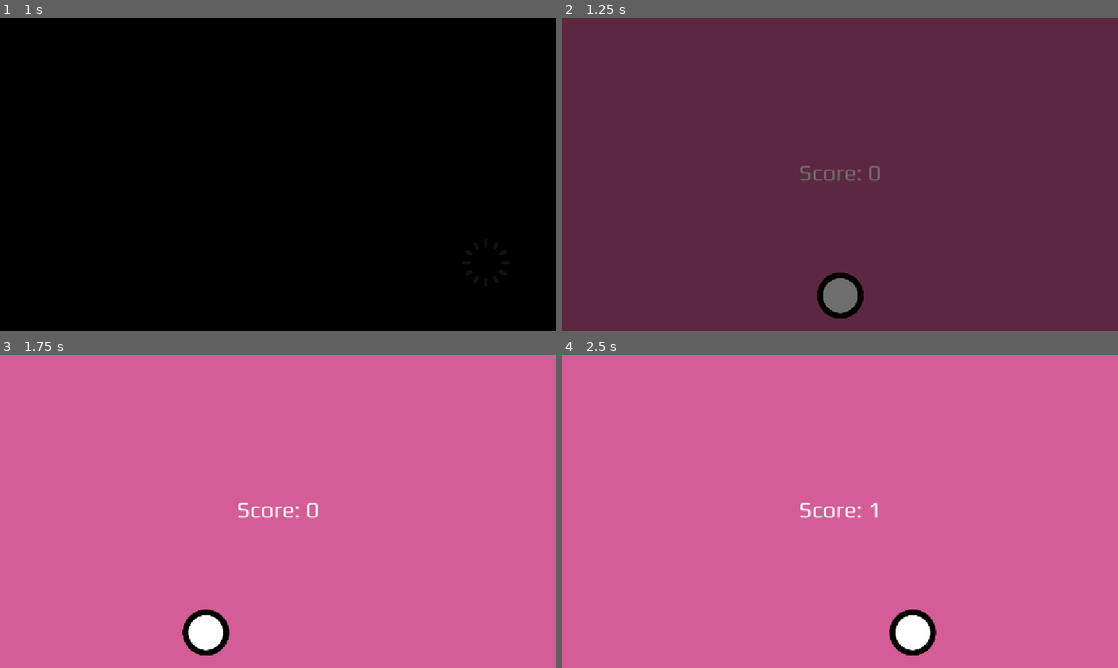
Above: before the commit, frames 1-4 (two rows, left to right).
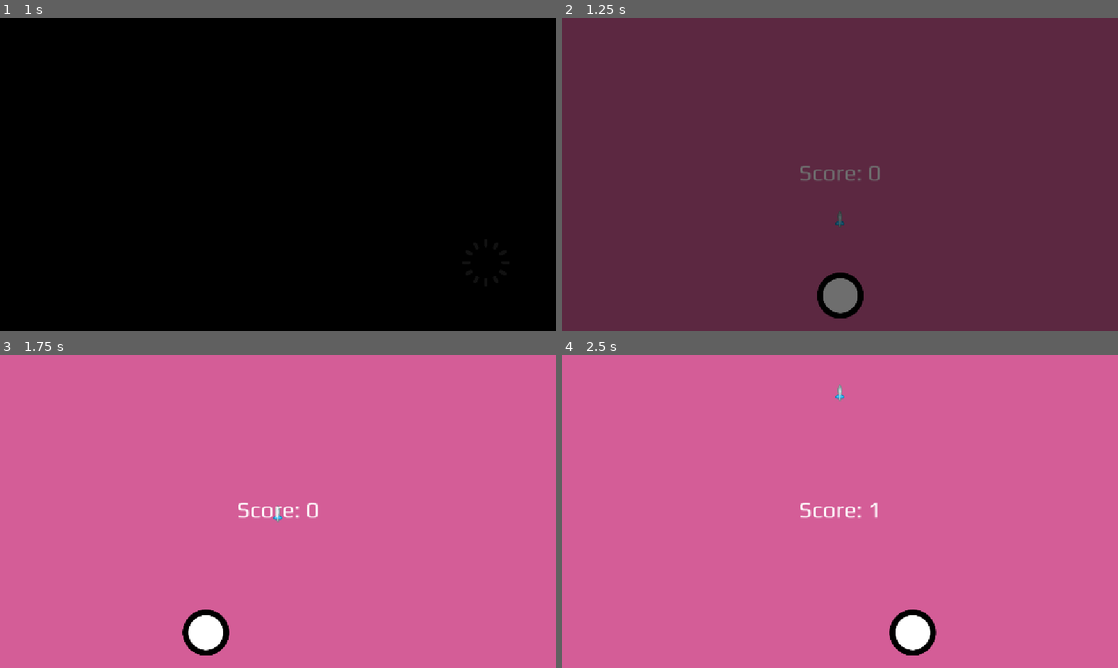
Above: after the commit, the same moments.

Repository: BB-69/Pal-lane
Game: Godot game, scene res://Scenes/_empty.tscn
Two runs of this game, one before a commit and one after it. Both use one fixed random seed, a clock stepped at 60 frames per second and the inputs below. Sound files missing from this copy of the repository are replaced by a short silence.
Inputs:
- Up to frame 1 (1 s): tap Enter (ui_accept) at 0.5, 0.77 s; hold D (Move-Right) from 0.53 s (still down); hold Shift (Move-Boost) from 0.53 s (still down)
- Up to frame 2 (1.25 s): keep holding D (Move-Right); keep holding Shift (Move-Boost)
- Up to frame 3 (1.75 s): release D (Move-Right) at 1.28 s; release Shift (Move-Boost) at 1.28 s; hold A (Move-Left) from 1.28 s (still down); tap Shift (Move-Boost) at 1.35 s; tap Enter (ui_accept) at 1.52 s
- Up to frame 4 (2.5 s): tap Enter (ui_accept) at 2 s; release A (Move-Left) at 2.03 s; hold D (Move-Right) from 2.03 s (still down); hold Shift (Move-Boost) from 2.03 s (still down)

Frame 1 is identical in both runs. In frame 2, less than 0.1% of the frame differs, in the area x 49-51%, y 61-67%; in frame 3, less than 0.1%; in frame 4, less than 0.1%, in the area x 49-51%, y 9-15%.

Commit message:
Added Projectile: Missile[Normal]

Diff:
--- a/Resources/Projectile/Normal.tres
+++ b/Resources/Projectile/Normal.tres
@@ -4,7 +4,9 @@
 
 [resource]
 script = ExtResource("1_2orid")
-speed = 300
+speed = 0.0
+max_speed = 500
+acceleration = 250
 damage = 10
 type = "Normal"
 metadata/_custom_type_script = "uid://cyd1bp18kso8d"
--- a/Scenes/Entity/player.tscn
+++ b/Scenes/Entity/player.tscn
@@ -20,10 +20,18 @@
 "speed": 5.0
 }]
 
-[node name="Player" type="Node2D" groups=["Player"]]
+[sub_resource type="CircleShape2D" id="CircleShape2D_hw5wg"]
+radius = 45.0
+
+[node name="Player" type="CharacterBody2D" node_paths=PackedStringArray("base", "mov") groups=["Player"]]
+collision_mask = 2
+motion_mode = 1
 script = ExtResource("1_re1fo")
+base = NodePath("Base")
+mov = NodePath("Movement")
 
 [node name="Base" parent="." instance=ExtResource("2_hw5wg")]
+tag = "player"
 is_player = true
 
 [node name="Movement" parent="." instance=ExtResource("3_2roui")]
@@ -32,3 +40,6 @@
 [node name="AnimatedSprite2D" type="AnimatedSprite2D" parent="."]
 scale = Vector2(0.75, 0.75)
 sprite_frames = SubResource("SpriteFrames_hw5wg")
+
+[node name="CollisionShape2D" type="CollisionShape2D" parent="."]
+shape = SubResource("CircleShape2D_hw5wg")
--- a/Scenes/EntityBase/base.tscn
+++ b/Scenes/EntityBase/base.tscn
@@ -1,6 +1,6 @@
 [gd_scene load_steps=2 format=3 uid="uid://coj6ugnk1647e"]
 
-[ext_resource type="Script" uid="uid://emacmmg5ycui" path="res://Scripts/EntityBase/base.gd" id="1_5dxu7"]
+[ext_resource type="Script" uid="uid://emacmmg5ycui" path="res://Scripts/EntityBase/Base.gd" id="1_5dxu7"]
 
 [node name="Base" type="Node"]
 script = ExtResource("1_5dxu7")
--- a/Scenes/EntityBase/movement.tscn
+++ b/Scenes/EntityBase/movement.tscn
@@ -1,6 +1,6 @@
 [gd_scene load_steps=2 format=3 uid="uid://o8bbqfgyfauk"]
 
-[ext_resource type="Script" uid="uid://chx6slne7awga" path="res://Scripts/EntityBase/movement.gd" id="1_cx2tb"]
+[ext_resource type="Script" uid="uid://chx6slne7awga" path="res://Scripts/EntityBase/Movement.gd" id="1_cx2tb"]
 
 [node name="Movement" type="Node"]
 script = ExtResource("1_cx2tb")
--- /dev/null
+++ b/Scenes/Projectile/missile.tscn
@@ -0,0 +1,41 @@
+[gd_scene load_steps=8 format=3 uid="uid://7latq412iec5"]
+
+[ext_resource type="Script" uid="uid://bcwxvd4vqok4c" path="res://Scripts/Projectile/Missile.gd" id="1_5avfi"]
+[ext_resource type="PackedScene" uid="uid://coj6ugnk1647e" path="res://Scenes/EntityBase/base.tscn" id="1_6xj4p"]
+[ext_resource type="PackedScene" uid="uid://biajsp1h0tfmi" path="res://Scenes/ProjectileBase/projectile_movement.tscn" id="2_6xj4p"]
+[ext_resource type="Resource" uid="uid://copqqmfidhhy5" path="res://Resources/Projectile/Normal.tres" id="2_u6wvx"]
+[ext_resource type="Texture2D" uid="uid://bmxl4s8g2a4m1" path="res://Assets/Sprite/Game/Missiles/spaceMissiles_001.png" id="3_u6wvx"]
+
+[sub_resource type="SpriteFrames" id="SpriteFrames_01rop"]
+animations = [{
+"frames": [{
+"duration": 1.0,
+"texture": ExtResource("3_u6wvx")
+}],
+"loop": true,
+"name": &"default",
+"speed": 5.0
+}]
+
+[sub_resource type="CircleShape2D" id="CircleShape2D_xpikx"]
+radius = 15.0
+
+[node name="Missile" type="CharacterBody2D" node_paths=PackedStringArray("base", "pmov")]
+collision_layer = 2
+motion_mode = 1
+script = ExtResource("1_5avfi")
+base = NodePath("Base")
+pmov = NodePath("ProjectileMovement")
+stat = ExtResource("2_u6wvx")
+
+[node name="Base" parent="." instance=ExtResource("1_6xj4p")]
+tag = "projectile"
+
+[node name="ProjectileMovement" parent="." instance=ExtResource("2_6xj4p")]
+
+[node name="AnimatedSprite2D" type="AnimatedSprite2D" parent="."]
+texture_filter = 1
+sprite_frames = SubResource("SpriteFrames_01rop")
+
+[node name="CollisionShape2D" type="CollisionShape2D" parent="."]
+shape = SubResource("CircleShape2D_xpikx")
--- /dev/null
+++ b/Scenes/ProjectileBase/projectile_movement.tscn
@@ -0,0 +1,6 @@
+[gd_scene load_steps=2 format=3 uid="uid://biajsp1h0tfmi"]
+
+[ext_resource type="Script" uid="uid://2olbmgvptcbh" path="res://Scripts/ProjectileBase/ProjectileMovement.gd" id="1_jdy5m"]
+
+[node name="ProjectileMovement" type="Node"]
+script = ExtResource("1_jdy5m")
--- a/Scenes/game.tscn
+++ b/Scenes/game.tscn
@@ -1,10 +1,11 @@
-[gd_scene load_steps=9 format=3 uid="uid://co11xkq7tuobi"]
+[gd_scene load_steps=10 format=3 uid="uid://co11xkq7tuobi"]
 
 [ext_resource type="Script" uid="uid://d07hntwlrs18a" path="res://Scripts/SceneSpecific/Game.gd" id="1_wowpa"]
 [ext_resource type="PackedScene" uid="uid://51ypa2oakss6" path="res://Scenes/camera.tscn" id="2_3dryh"]
 [ext_resource type="PackedScene" uid="uid://ckbo4sl81dvdw" path="res://Scenes/bg.tscn" id="3_i6g32"]
 [ext_resource type="Script" uid="uid://16pduvtg2fbu" path="res://Scripts/Score.gd" id="4_1l0tm"]
 [ext_resource type="PackedScene" uid="uid://c3aah6672ic1q" path="res://Scenes/Entity/player.tscn" id="4_wowpa"]
+[ext_resource type="PackedScene" uid="uid://7latq412iec5" path="res://Scenes/Projectile/missile.tscn" id="5_i6g32"]
 
 [sub_resource type="Gradient" id="Gradient_wowpa"]
 offsets = PackedFloat32Array(0)
@@ -27,6 +28,9 @@
 [node name="Player" parent="." node_paths=PackedStringArray("Game") instance=ExtResource("4_wowpa")]
 position = Vector2(576, 524)
 Game = NodePath("..")
+
+[node name="Missile" parent="." instance=ExtResource("5_i6g32")]
+position = Vector2(575, 442)
 
 [node name="UI" type="CanvasLayer" parent="."]
 layer = 100
--- a/Scripts/Entity/player.gd
+++ b/Scripts/Entity/player.gd
@@ -1,5 +1,8 @@
-extends Node2D
+extends CharacterBody2D
 class_name PlayerClass
+@export var base: BaseComponent
+@export var mov: MovementComponent
+
 @export var Game: GameManager
 
 # Inputs
@@ -31,6 +34,9 @@
 func _physics_process(delta: float) -> void:
 	_update_statistics()
 
+	mov._physics_update(delta)
+	move_and_slide()
+
 
 
 
--- a/Scripts/EntityBase/base.gd
+++ b/Scripts/EntityBase/base.gd
@@ -2,10 +2,10 @@
 class_name BaseComponent
 
 var id: int
-var tag: String
+@export var tag: String = "none"
 @export var is_player: bool = false
 
-func _init(new_tag:="none"):
+func _init(new_tag: String = tag):
 	id = Stat.id_count
 	Stat.id_count += 1
 
--- a/Scripts/EntityBase/movement.gd
+++ b/Scripts/EntityBase/movement.gd
@@ -1,6 +1,6 @@
 extends Node
 class_name MovementComponent
-var char_body: PlayerClass
+var char_body: CharacterBody2D
 
 func get_axis(input1:String, input2:String, continuous_press:bool) -> int:
 	var axis:= 0
@@ -8,7 +8,7 @@
 	if char_body.get_input(continuous_press)[input2]: axis += 1
 	return axis
 
-@export var speed: int = 20
+@export var speed: float = 20.0
 @export var center_offset_y: float = 0.0
 @export var lane_positions: Array[Vector2] = [Vector2.ZERO, Vector2.ZERO, Vector2.ZERO]
 
@@ -22,7 +22,7 @@
 func _ready() -> void:
 	if get_parent(): char_body = get_parent()
 
-func _physics_process(delta: float) -> void:
+func _physics_update(delta: float) -> void:
 	var lane_change = get_axis("move_left", "move_right", false)
 	current_lane += lane_change*2 if Input.is_action_pressed("Move-Boost") else lane_change
 	move_lane(delta, current_lane)
--- a/Scripts/Global/Statistics.gd
+++ b/Scripts/Global/Statistics.gd
@@ -21,8 +21,10 @@
 var Sc: ScoreManager
 
 # === Entity ===
-var Player: Node2D
-var Enemy: Array[Node2D] = []
+var Player: CharacterBody2D
+# { id : self }
+var Enemy: Dictionary = {}
+var Projectile: Dictionary = {}
 
 # === Data ===
 var score: int
--- /dev/null
+++ b/Scripts/Projectile/Missile.gd
@@ -0,0 +1,30 @@
+extends CharacterBody2D
+class_name ProjectileClass
+@export var base: BaseComponent
+@export var pmov: ProjectileMovementComponent
+
+@export var stat: ProjectileData
+
+func _ready() -> void:
+	_init_statics()
+
+func _physics_process(delta: float) -> void:
+	_update_statistics()
+
+	pmov._physics_update(delta)
+	move_and_slide()
+
+
+
+
+
+# =============== Statistics ===============
+func _init_statics():
+	Stat.Player = self
+
+func _update_statistics():
+	_connect_signals()
+
+var signal_connected:= false
+func _connect_signals():
+	pass
--- /dev/null
+++ b/Scripts/ProjectileBase/ProjectileMovement.gd
@@ -0,0 +1,23 @@
+extends Node
+class_name ProjectileMovementComponent
+var missile: CharacterBody2D
+
+var speed: float = 0.0
+var max_speed: int = 250
+var acceleration: int = 1000
+var direction: Vector2 = Vector2.UP
+
+func _ready() -> void:
+	if get_parent():
+		missile = get_parent()
+		if missile.stat:
+			speed = missile.stat.speed
+			max_speed = missile.stat.max_speed
+			acceleration = missile.stat.acceleration
+
+
+
+func _physics_update(delta: float) -> void:
+	speed += acceleration * delta
+	speed = min(speed, max_speed)
+	missile.velocity = direction*speed
--- a/Scripts/ResourceTemplate/ProjectileData.gd
+++ b/Scripts/ResourceTemplate/ProjectileData.gd
@@ -1,5 +1,7 @@
 extends Resource
 class_name ProjectileData
-@export var speed = 300
-@export var damage = 10
-@export var type = "Normal"
+@export var speed: float = 0.0
+@export var max_speed: int = 250
+@export var acceleration: int = 1000
+@export var damage: int = 10
+@export var type: String = "Normal"
Binary file added: Assets/Sprite/Game/Missiles/spaceMissiles_001.png
Not shown, added: Assets/Sprite/Game/Missiles/spaceMissiles_001.png.import
Binary file added: Assets/Sprite/Game/Missiles/spaceMissiles_002.png
Not shown, added: Assets/Sprite/Game/Missiles/spaceMissiles_002.png.import
Binary file added: Assets/Sprite/Game/Missiles/spaceMissiles_003.png
Not shown, added: Assets/Sprite/Game/Missiles/spaceMissiles_003.png.import
Binary file added: Assets/Sprite/Game/Missiles/spaceMissiles_004.png
Not shown, added: Assets/Sprite/Game/Missiles/spaceMissiles_004.png.import
Binary file added: Assets/Sprite/Game/Missiles/spaceMissiles_005.png
Not shown, added: Assets/Sprite/Game/Missiles/spaceMissiles_005.png.import
Binary file added: Assets/Sprite/Game/Missiles/spaceMissiles_006.png
Not shown, added: Assets/Sprite/Game/Missiles/spaceMissiles_006.png.import
(and 71 more such lines)
